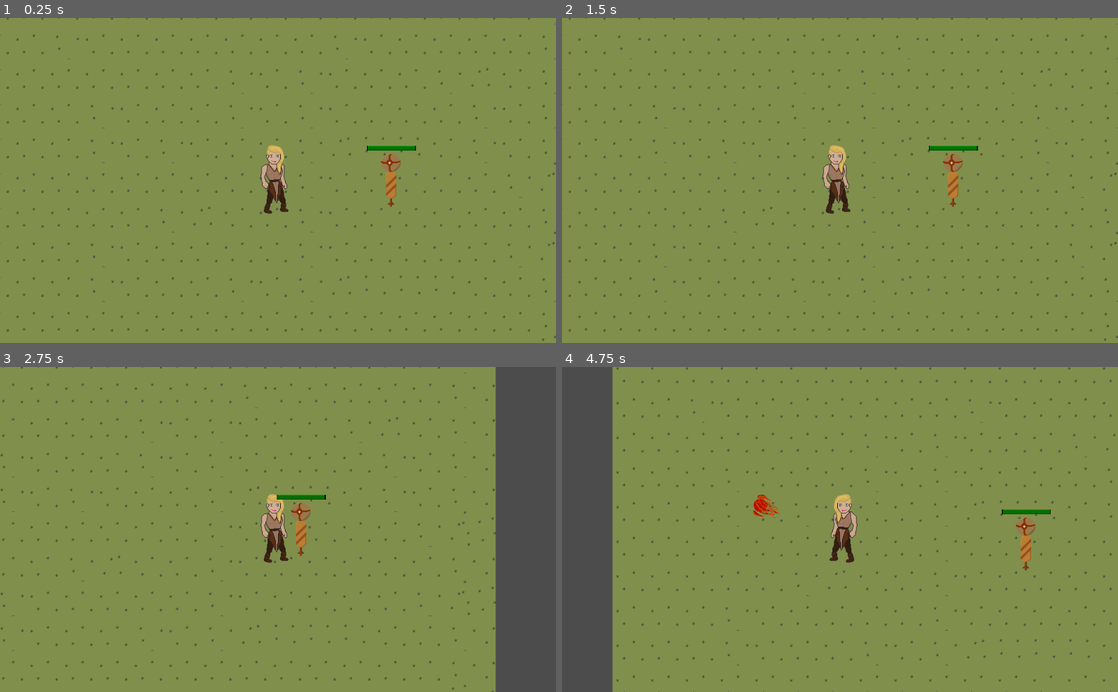
Above: before the commit, frames 1-4 (two rows, left to right).
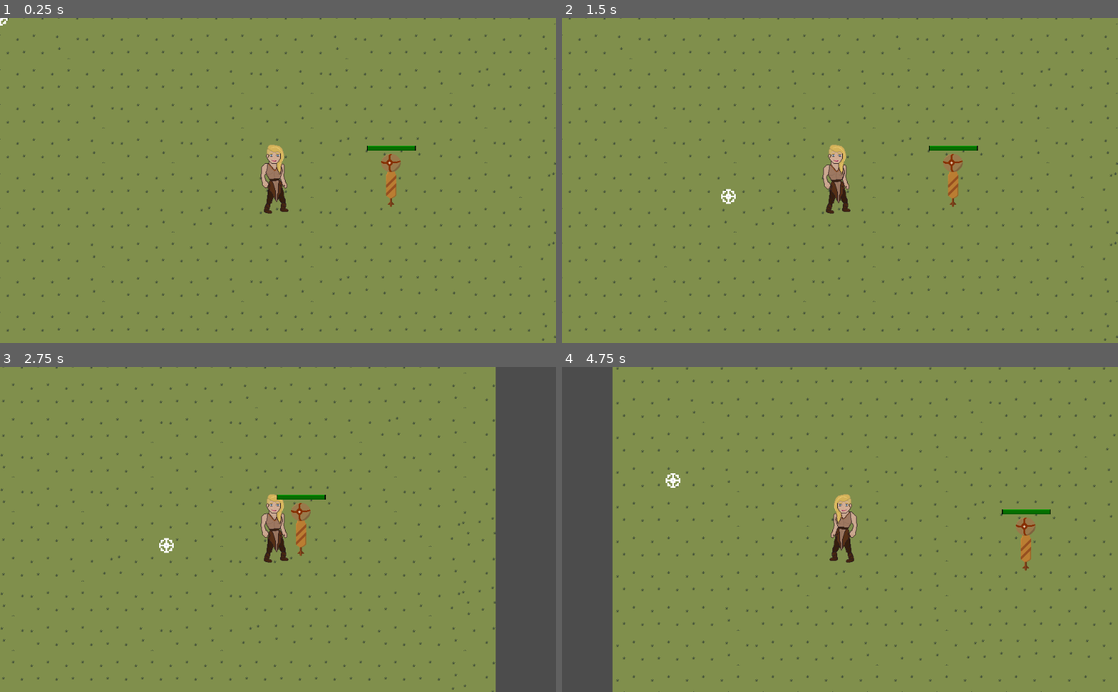
Above: after the commit, the same moments.

Repository: Guillman07/Videojoc-lg
Game: Godot game, scene res://Escenes/World.tscn
The game is run twice, just before and just after one commit, with the same random seed, the same clock (stepped at 60 frames per second) and the same inputs.
Inputs (mouse positions are in pixels of both pictures, inside the frame that each line leads up to):
- Up to frame 1 (0.25 s): no input
- Up to frame 2 (1.5 s): tap Enter at 0.5 s; move the mouse to (962, 164) at 0.52 s; click (962, 164) at 0.6 s; tap E (E, bound only after the commit) at 0.8, 1.35 s; move the mouse to (728, 196) at 1.27 s
- Up to frame 3 (2.75 s): click (166, 545) at 1.55 s; click (166, 545) at 2 s; move the mouse to (333, 458) at 2.02 s; hold D (Est) from 2.03 s (still down); tap E (E, bound only after the commit) at 2.3 s
- Up to frame 4 (4.75 s): click (895, 458) at 2.75 s; move the mouse to (812, 594) at 2.77 s; release D (Est) at 2.78 s; tap W (Nord) at 2.85 s; click (812, 594) at 3.05 s; move the mouse to (1006, 578) at 3.52 s; hold A (Oest) 3.53-4.28 s; tap E (E, bound only after the commit) at 3.8 s; move the mouse to (673, 480) at 4.27 s; tap Q (Q) at 4.35 s; click (673, 480) at 4.55 s

The runs differ from the first frame. In frame 1, 0.2% of the frame differs, in the area x 0-52%, y 0-58%; in frame 2, 0.2%; in frame 3, less than 0.1%; in frame 4, 0.3%, in the area x 18-40%, y 32-47%.

Commit message:
V 0.1.9
Intent de cursor
no es vincula be amb el hechizo planta

Diff:
--- a/Videojoc LG/Escenes/Bola_foc.tscn
+++ b/Videojoc LG/Escenes/Bola_foc.tscn
@@ -33,7 +33,6 @@
 rotation = -1.54033
 frames = SubResource( 2 )
 animation = "Idle"
-frame = 6
 playing = true
 
 [node name="VisibilityNotifier2D" type="VisibilityNotifier2D" parent="."]
--- /dev/null
+++ b/Videojoc LG/Escenes/Conjur_planta.tscn
@@ -0,0 +1,40 @@
+[gd_scene load_steps=10 format=2]
+
+[ext_resource path="res://Imatges/Plant_spell/Plant_spell3.png" type="Texture" id=1]
+[ext_resource path="res://Imatges/Plant_spell/Plant_spell2.png" type="Texture" id=2]
+[ext_resource path="res://Imatges/Plant_spell/Plant_spell5.png" type="Texture" id=3]
+[ext_resource path="res://Imatges/Plant_spell/Plant_spell4.png" type="Texture" id=4]
+[ext_resource path="res://Imatges/Plant_spell/Plant_spell6.png" type="Texture" id=5]
+[ext_resource path="res://Imatges/Plant_spell/Plant_spell7.png" type="Texture" id=6]
+[ext_resource path="res://Imatges/Plant_spell/Plant_spell1.png" type="Texture" id=7]
+
+[sub_resource type="CapsuleShape2D" id=1]
+radius = 32.0185
+height = 51.957
+
+[sub_resource type="SpriteFrames" id=2]
+animations = [ {
+"frames": [ ExtResource( 7 ) ],
+"loop": true,
+"name": "Idle",
+"speed": 5.0
+}, {
+"frames": [ ExtResource( 2 ), ExtResource( 1 ), ExtResource( 4 ), ExtResource( 3 ), ExtResource( 5 ), ExtResource( 6 ) ],
+"loop": false,
+"name": "Animacio",
+"speed": 7.0
+} ]
+
+[node name="Area2D" type="Area2D"]
+
+[node name="CollisionShape2D" type="CollisionShape2D" parent="."]
+position = Vector2( 1.43051e-06, 3.57628e-07 )
+rotation = 1.57005
+scale = Vector2( 1, 1 )
+shape = SubResource( 1 )
+
+[node name="AnimatedSprite" type="AnimatedSprite" parent="."]
+position = Vector2( -1, -50 )
+frames = SubResource( 2 )
+animation = "Idle"
+playing = true
--- a/Videojoc LG/Escenes/Player.gd
+++ b/Videojoc LG/Escenes/Player.gd
@@ -1,6 +1,7 @@
 extends KinematicBody2D
 
 const bola_foc_Path = preload("res://Escenes/Bola_foc.tscn")
+const conjur_planta_Path = preload("res://Escenes/Conjur_planta.tscn")
 
 onready var Temps_atac = $Temps_atac
 var velocitat = 200
@@ -15,8 +16,9 @@
 		var direccio_bola_foc = self.global_position.direction_to(get_global_mouse_position())
 		bola_foc(direccio_bola_foc)
 
+	if Input.is_action_just_pressed("E") and Temps_atac.is_stopped(): #and energia >= X
+		conjur_planta()
 
-	$Node2D.look_at(get_global_mouse_position())
 	if Input.is_action_pressed("Est"):
 		moviment.x += 1
 	if Input.is_action_pressed("Oest"):
@@ -28,6 +30,7 @@
 	if moviment.length() > 0:
 		moviment = moviment.normalized() * velocitat
 
+	$Node2D.look_at(get_global_mouse_position())
 	position += moviment * delta
 	moviment = move_and_slide(moviment, Vector2.UP)
 	animacio(moviment)
@@ -57,3 +60,14 @@
 		Temps_atac.start()
 
 		#energia -= X
+func conjur_planta():
+	#get_parent().get_child("software_cursor") NI IDEA     CANVIAR ANIMACIO DEL CURSOR
+
+	if Input.is_action_just_pressed("Confirmar") and Temps_atac.is_stopped():
+		$Conjur_planta.play("Animacio")
+		var conjur_planta = conjur_planta_Path.instance()
+		get_tree().current_scene.add_child(conjur_planta)
+		conjur_planta.position = get_global_mouse_position()
+
+	Temps_atac.wait_time = 3
+	Temps_atac.start()
--- a/Videojoc LG/Escenes/Player.tscn
+++ b/Videojoc LG/Escenes/Player.tscn
@@ -40,7 +40,7 @@
 [node name="AnimatedSprite" type="AnimatedSprite" parent="."]
 frames = SubResource( 1 )
 animation = "Idle"
-frame = 9
+frame = 5
 playing = true
 
 [node name="CollisionShape2D" type="CollisionShape2D" parent="."]
--- a/Videojoc LG/Escenes/World.tscn
+++ b/Videojoc LG/Escenes/World.tscn
@@ -1,9 +1,10 @@
-[gd_scene load_steps=6 format=2]
+[gd_scene load_steps=7 format=2]
 
 [ext_resource path="res://Escenes/Player.tscn" type="PackedScene" id=1]
 [ext_resource path="res://Imatges/Tilemap/Herba.png" type="Texture" id=2]
 [ext_resource path="res://Escenes/ninot practica.tscn" type="PackedScene" id=3]
 [ext_resource path="res://Escenes/World.gd" type="Script" id=4]
+[ext_resource path="res://Escenes/software_cursor.tscn" type="PackedScene" id=5]
 
 [sub_resource type="TileSet" id=1]
 0/name = "Herba.png 0"
@@ -36,3 +37,5 @@
 
 [node name="StaticBody2D" parent="." instance=ExtResource( 3 )]
 position = Vector2( 693, 297 )
+
+[node name="software_cursor" parent="." instance=ExtResource( 5 )]
--- /dev/null
+++ b/Videojoc LG/Escenes/software_cursor.gd
@@ -0,0 +1,14 @@
+extends Node2D
+
+
+# Declare member variables here. Examples:
+# var a = 2
+# var b = "text"
+
+
+# Called when the node enters the scene tree for the first time.
+func _ready():
+	pass # Replace with function body.
+
+func _process(delta):
+	$Node2D.global_position = get_global_mouse_position()
--- /dev/null
+++ b/Videojoc LG/Escenes/software_cursor.tscn
@@ -0,0 +1,29 @@
+[gd_scene load_steps=5 format=2]
+
+[ext_resource path="res://Imatges/Plant_spell/Plant_spell1.png" type="Texture" id=1]
+[ext_resource path="res://Escenes/software_cursor.gd" type="Script" id=2]
+[ext_resource path="res://Imatges/HUD/Cursors4.png" type="Texture" id=3]
+
+[sub_resource type="SpriteFrames" id=1]
+animations = [ {
+"frames": [ ExtResource( 3 ) ],
+"loop": true,
+"name": "Basic",
+"speed": 5.0
+}, {
+"frames": [ ExtResource( 1 ) ],
+"loop": true,
+"name": "Conjur_planta",
+"speed": 5.0
+} ]
+
+[node name="software_cursor" type="Node2D"]
+script = ExtResource( 2 )
+
+[node name="Node2D" type="Node2D" parent="."]
+
+[node name="AnimatedSprite" type="AnimatedSprite" parent="Node2D"]
+position = Vector2( -41, 61 )
+scale = Vector2( 3, 3 )
+frames = SubResource( 1 )
+animation = "Basic"
--- a/Videojoc LG/project.godot
+++ b/Videojoc LG/project.godot
@@ -41,6 +41,16 @@
 "events": [ Object(InputEventKey,"resource_local_to_scene":false,"resource_name":"","device":0,"alt":false,"shift":false,"control":false,"meta":false,"command":false,"pressed":false,"scancode":0,"physical_scancode":81,"unicode":0,"echo":false,"script":null)
  ]
 }
+Confirmar={
+"deadzone": 0.5,
+"events": [ Object(InputEventMouseButton,"resource_local_to_scene":false,"resource_name":"","device":0,"alt":false,"shift":false,"control":false,"meta":false,"command":false,"button_mask":0,"position":Vector2( 0, 0 ),"global_position":Vector2( 0, 0 ),"factor":1.0,"button_index":1,"pressed":false,"doubleclick":false,"script":null)
+ ]
+}
+E={
+"deadzone": 0.5,
+"events": [ Object(InputEventKey,"resource_local_to_scene":false,"resource_name":"","device":0,"alt":false,"shift":false,"control":false,"meta":false,"command":false,"pressed":false,"scancode":0,"physical_scancode":69,"unicode":0,"echo":false,"script":null)
+ ]
+}
 
 [physics]
 
Binary file added: Videojoc LG/Imatges/HUD/Cursors4.png
Not shown, added: Videojoc LG/Imatges/HUD/Cursors4.png.import
